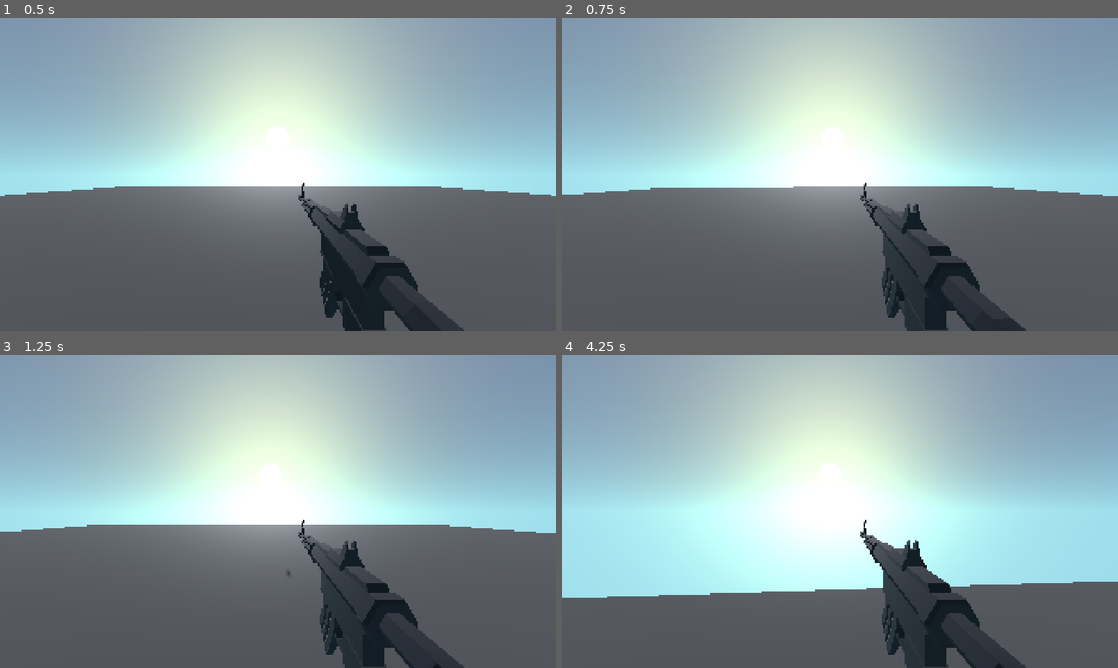
Above: before the commit, frames 1-4 (two rows, left to right).
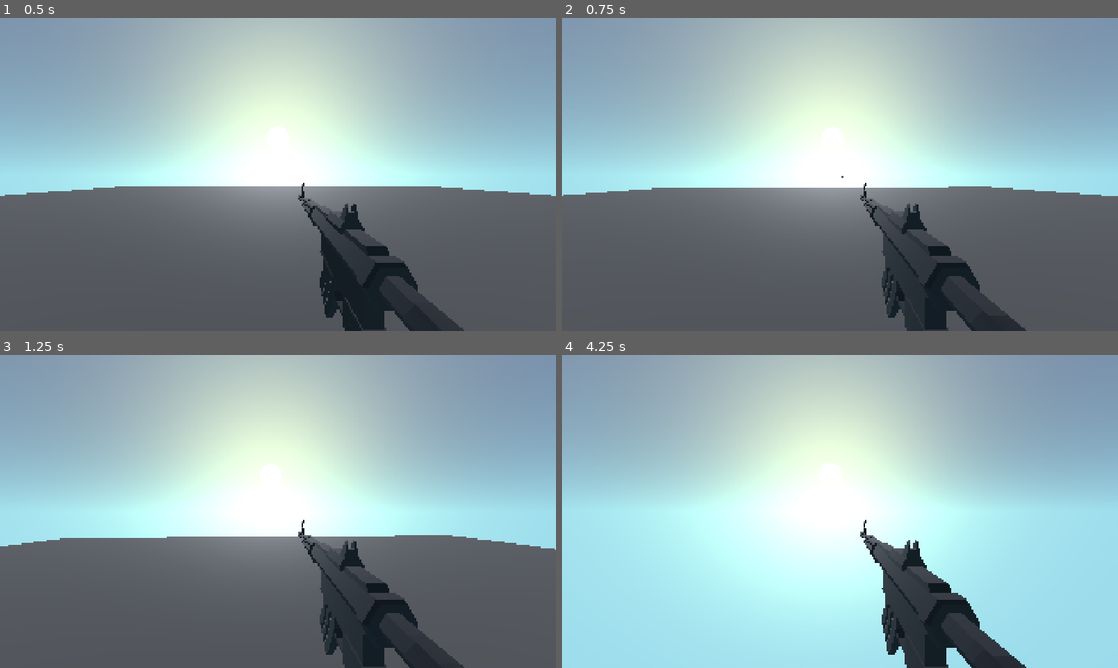
Above: after the commit, the same moments.

Repository: coreyames/my-fps-template
Game: Godot game, scene res://world.tscn
Two runs of this game, one before a commit and one after it. Both use one fixed random seed, a clock stepped at 60 frames per second and the inputs below.
Inputs (mouse positions are in pixels of both pictures, inside the frame that each line leads up to):
- Up to frame 1 (0.5 s): no input
- Up to frame 2 (0.75 s): tap Enter at 0.5 s; move the mouse to (867, 174) at 0.52 s; hold W (fwd) from 0.53 s (still down); click (867, 174) at 0.6 s
- Up to frame 3 (1.25 s): keep holding W (fwd); tap Space (jump) at 0.77 s
- Up to frame 4 (4.25 s): keep holding W (fwd); move the mouse to (812, 511) at 1.27 s; tap S (bwd) at 1.35, 3.6 s; tap Space (jump) at 1.52, 2.75, 3.02, 3.77 s; click (812, 511) at 1.55 s; move the mouse to (851, 505) at 2.02 s; click (851, 505) at 2.1 s; move the mouse to (834, 517) at 2.77 s; click (834, 517) at 2.85 s; move the mouse to (878, 514) at 3.52 s; click (878, 514) at 3.8 s

Frame 1 is identical in both runs. In frame 2, 0.1% of the frame differs, in the area x 0-98%, y 50-57%; in frame 3, 3.8%; in frame 4, 21%, in the area x 0-100%, y 72-100%.

Commit message:
fixed proj shooting from end of gun

Diff:
--- a/gun.gd
+++ b/gun.gd
@@ -17,7 +17,7 @@
 	var projectile: Proj = ammo_scene.instantiate();
 	projectile.position = global_position;
 	projectile.rotation = global_rotation;
-	projectile.translate_object_local(Vector3(0, PROJ_SPAWN_Y_OFFSET, -PROJ_SPAWN_Z_OFFSET));
+	projectile.translate_object_local(Vector3(0, PROJ_SPAWN_Y_OFFSET, PROJ_SPAWN_Z_OFFSET));
 	get_node("/root").add_child(projectile);
 	$AnimationPlayer.play("use");
 	projectile.fire(direction);
--- a/gun.tscn
+++ b/gun.tscn
@@ -1,8 +1,7 @@
-[gd_scene load_steps=7 format=3 uid="uid://cf8owl4xccf4s"]
+[gd_scene load_steps=6 format=3 uid="uid://cf8owl4xccf4s"]
 
 [ext_resource type="PackedScene" uid="uid://d3t75k7frfmn8" path="res://War Low Poly Pack/LPWarPack_AssaultRifle.fbx" id="1_vk1bi"]
 [ext_resource type="Script" uid="uid://d00twk1x00bv3" path="res://gun.gd" id="2_kw0bs"]
-[ext_resource type="PackedScene" uid="uid://1815c5nxnxey" path="res://proj.tscn" id="3_kw0bs"]
 
 [sub_resource type="Animation" id="Animation_dk5gl"]
 length = 0.001
@@ -49,6 +48,3 @@
 libraries = {
 &"": SubResource("AnimationLibrary_kw0bs")
 }
-
-[node name="Proj" parent="." index="2" instance=ExtResource("3_kw0bs")]
-transform = Transform3D(0.05, 0, -1.3322676e-15, 0, 0.05, 0, 0, 0, 0.05, -4.979823e-08, 0.0766757, 0.5696255)
